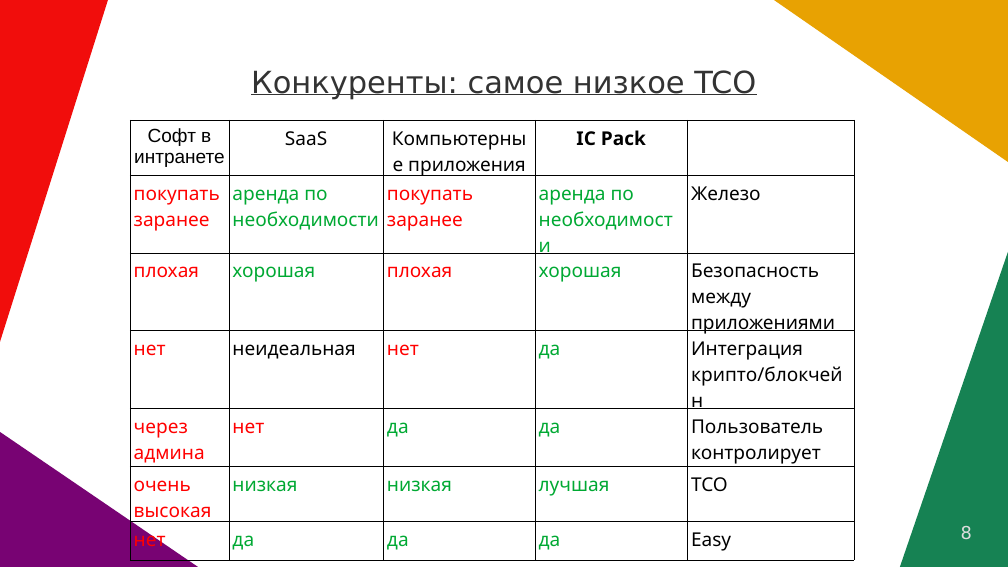
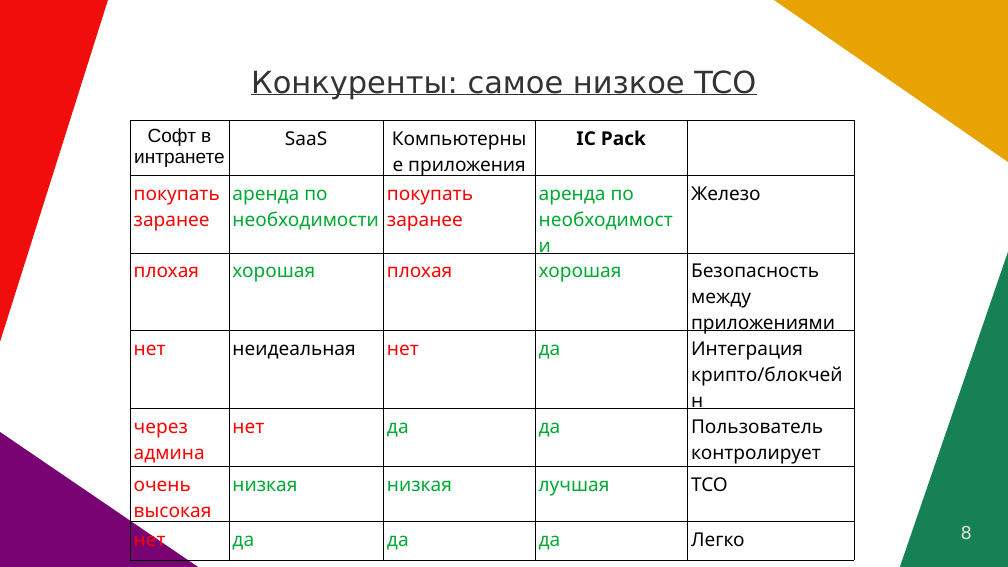
Before and after one commit to vporton/icp-package-manager, a slide deck: slide 8 of docs/short-pitchdeck.ru.odp. Drawn at 1008x567 pixels with LibreOffice and Linux fonts; fonts in the diff are those of the drawing. Boxes give left, top, right and bottom in pixels: in the first picture for what was removed or moved away, otherwise in the second. Text is boxed around its words. In the diff, an @@ line names an element or a change of style, - is before the commit and + after.

Commit message:
typo

```diff
--- a/docs/short-pitchdeck.ru.odp
+++ b/docs/short-pitchdeck.ru.odp
@@ table at box(130, 120, 854, 554) @@
-row 7, column 5: Easy
+row 7, column 5: Легко
```
